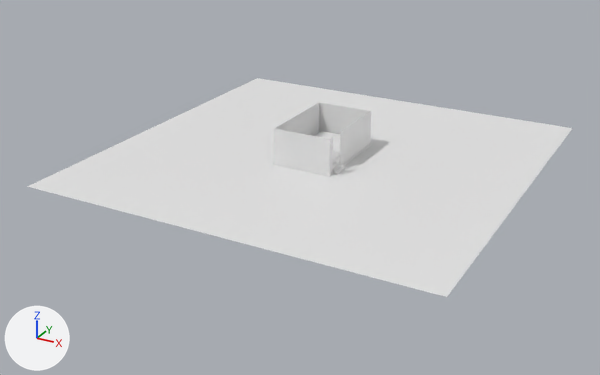
The FBX model Assets/FBX's/L1_Stage_Set/L1_Stage_Set.fbx: old version first, new version second.
One viewpoint serves both versions: a 50 mm lens placed at (22.0, -43.1, 19.0), pointed at (-0.7, -1.8, -1.7). Every picture has the same lights, and +X, +Y and +Z are marked at lower left.

Objects in the first picture: 'Floor', 'Glass', 'Stage'.
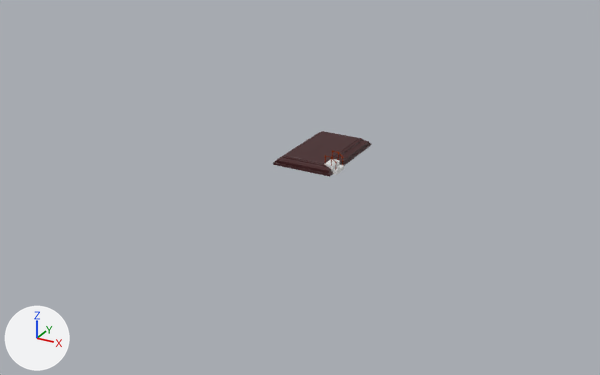
Changed parts and their boxes [x1, y1, x2, y2] in the pictures (600 x 375 px):
'Floor', deleted
    before: [27, 78, 572, 297]
'Glass', deleted
    before: [274, 102, 372, 174]
'Stage', recoloured
    both: [273, 131, 371, 177]

The change in detail:
Material 'Stage' (mat_stage) is new.
Its base color is (0.0513, 0.00801, 0.00942) (dark red #401618).
me_cube_008 has 92 vertices, 89 faces and spans x -1.92..1.92, y -2.94..2.94, z 0.0..0.54.
me_cube_008 no longer uses material mat_material (white #e7e7e7).
me_cube_008 now uses material mat_stage (dark red #401618).
Object 'Floor' (ob_floor) is deleted.
Object 'Glass' (ob_glass) is deleted.
